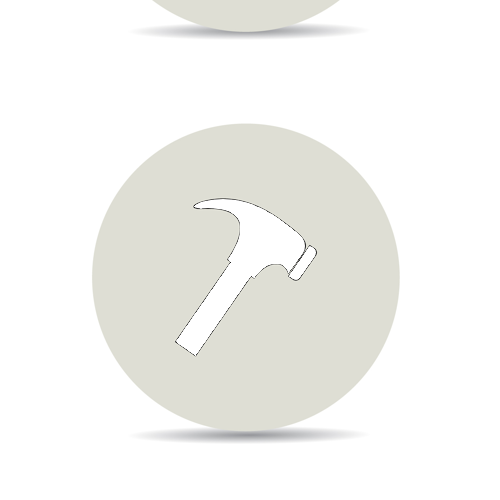
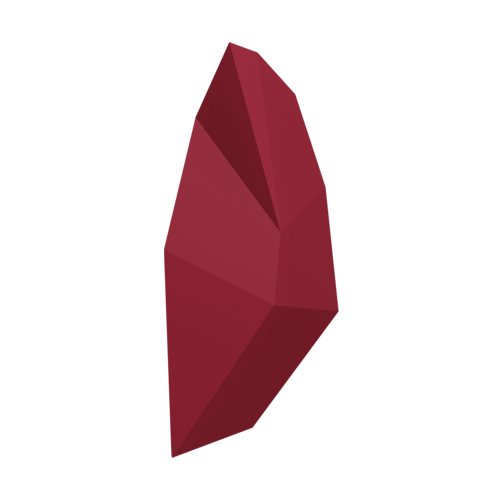
Layer changes from the first 500 x 500 image to the second:
hid group "Labels" (2 layers) over <box>92,0,400,458</box>
painted on "placeable_label" over <box>128,0,400,384</box>
hid "4425.jpg", painted on it over <box>92,0,400,458</box>
hid "shell_rendered.png" over <box>92,61,400,445</box>
added layer "gem_rendered.png" in group "Items" over <box>92,0,400,458</box>
hid "wood_rendered.png", painted on it over <box>92,0,400,458</box>
hid "grass_rendered.png", painted on it over <box>92,0,400,458</box>
hid "banish_stone_rendered", painted on it over <box>92,0,400,458</box>
